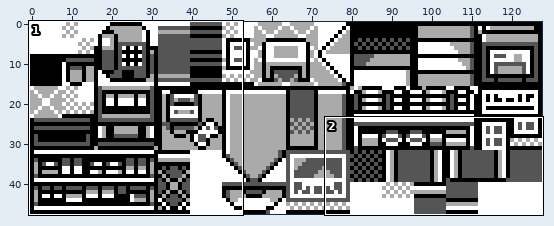
Sprite sheet: gfx/tilesets/lobby.png. Above, an overview of the earlier version with the close-up marked.
Close-up. First the earlier version:
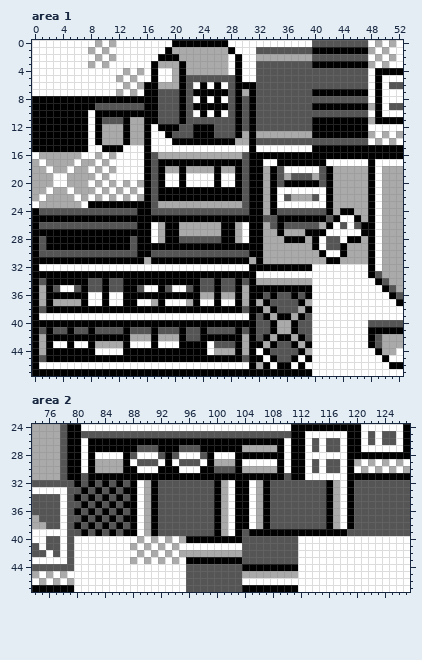
The file is 128x48 pixels. Shown: area 1: x 0..52, y 0..47; area 2: x 74..127, y 24..47.
After:
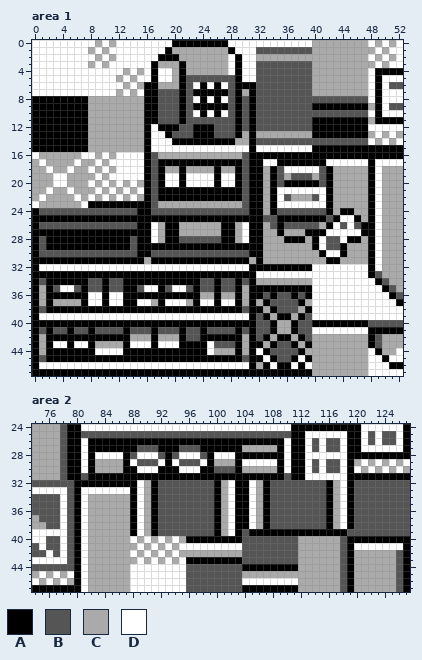
Palette (. is transparent): A #000000  B #555555  C #aaaaaa  D #ffffff
Edits made:
--- area 1
@@ x 0..52 @@
- 0 DDDDDDDDDCDCDDDDDDDDAAAAAAAADDDDDDDDDDDDBBBBBBBBDCDCD
- 1 DDDDDDDDCDCDDDDDDDDACCCCCCCCADDDBBBBBBBBAAAAAAAACDCDD
- 2 DDDDDDDDDCDCDDDDDDAAACCCCCCCDADDCCCCCCCCBBBBBBBBDCDCD
- 3 DDDDDDDDCDCDDDDDDACCCACCCCCCDADDBBBBBBBBAAAAAAAACDCDD
- 4 DDDDDDDDDDDDDCDCDADDCACCCCCCDADDBBBBBBBBBBBBBBBBDAAAA
- 5 DDDDDDDDDDDDCDCDDADDCABBBBBBBADDBBBBBBBBBBBBBBBBDADDD
- 6 DDDDDDDDDDDDDCDCAACCCABDADADBAAABBBBBBBBBBBBBBBBDADBB
- 7 DDDDDDDDDDDDCDCDAABBBABAAAAABACABBBBBBBBAAAAAAAADADDD
- 8 AAAAAAAAAAAAAAAAAABBBABDADADBABABBBBBBBBBBBBBBBBDADDD
- 9 AAAAAAAAABBBBBBBAABBBABAAAAABABABBBBBBBBAAAAAAAACADBB
-10 AAAAAAAADAAAAAAAAABBBABDADADBABABBBBBBBBBBBBBBBBDADDD
-11 AAAAAAAADABBBACCAABBBABBBBBBBABABBBBBBBBAAAAAAAACAAAA
-12 AAAAAAAADACCCACCADAAABBAAABBBABABBBBBBBBAAAAAAAADDDDD
-13 AAAAAAAADACCCACCADDABBBAAABBBACACCCCCCCCAAAAAAAACDCDC
-14 AAAAAAAADACCCACCADDDAAAAAAAAACCABBBBBBBBBBBBBBBBDCDCD
-15 AAAAAAAADDAAADDDADDDDDDDDDDDDDDADDDDDDDDAAAAAAAAAAAAA
+ 0 DDDDDDDDDCDCDDDDDDDDAAAAAAAADDDDDDDDDDDDCCCCCCCCDCDCD
+ 1 DDDDDDDDCDCDDDDDDDDACCCCCCCCADDDBBBBBBBBCCCCCCCCCDCDD
+ 2 DDDDDDDDDCDCDDDDDDAAACCCCCCCDADDCCCCCCCCCCCCCCCCDCDCD
+ 3 DDDDDDDDCDCDDDDDDACCCACCCCCCDADDBBBBBBBBCCCCCCCCCDCDD
+ 4 DDDDDDDDDDDDDCDCDADDCACCCCCCDADDBBBBBBBBCCCCCCCCDAAAA
+ 5 DDDDDDDDDDDDCDCDDADDCABBBBBBBADDBBBBBBBBCCCCCCCCDADDD
+ 6 DDDDDDDDDDDDDCDCAACCCABDADADBAAABBBBBBBBCCCCCCCCDADBB
+ 7 DDDDDDDDDDDDCDCDAABBBABAAAAABACABBBBBBBBCCCCCCCCDADDD
+ 8 AAAAAAAACCCCCCCCAABBBABDADADBABABBBBBBBBBBBBBBBBDADDD
+ 9 AAAAAAAACCCCCCCCAABBBABAAAAABABABBBBBBBBAAAAAAAACADBB
+10 AAAAAAAACCCCCCCCAABBBABDADADBABABBBBBBBBBBBBBBBBDADDD
+11 AAAAAAAACCCCCCCCAABBBABBBBBBBABABBBBBBBBAAAAAAAACAAAA
+12 AAAAAAAACCCCCCCCADAAABBAAABBBABABBBBBBBBAAAAAAAADDDDD
+13 AAAAAAAACCCCCCCCADDABBBAAABBBACACCCCCCCCAAAAAAAACDCDC
+14 AAAAAAAACCCCCCCCADDDAAAAAAAAACCABBBBBBBBBBBBBBBBDCDCD
+15 AAAAAAAACCCCCCCCADDDDDDDDDDDDDDADDDDDDDDAAAAAAAAAAAAA
 16 DCCCCCCDDCDCDDDDABCCCCCCCCCCCCBAAAAAAAAAAAAAAAAAAAAAA
@@ x 38..49 @@
 39 ABDDDDDDDDDD
-40 BBDDDDDDDDBB
+40 BBAAAAAAAABB
 41 BBDDDDDDDDAA
-42 ABDDDDDDDDAB
-43 CADDDDDDDDAB
-44 ACDDDDDDDDDA
-45 DADDDDDDDDDD
-46 ADDDDDDDDDDD
-47 AADDDDDDDDDD
+42 ABCCCCCCCCAB
+43 CACCCCCCCCAB
+44 ACCCCCCCCCDA
+45 DACCCCCCCCDD
+46 ADCCCCCCCCDD
+47 AACCCCCCCCDD
--- area 2
@@ x 74..127 @@
 31 CCCCBAABAAAAAAAAAAAAAAAAAAAAAAAAAAAABAADDDDDDAAAAAAAAA
-32 BBBBBBABABABABADCABBBBBBBBACDAADCABBBBBBBBACDABBBBBBBB
-33 DDDDDBBABABABAADCABBBBBBBBACDAADCABBBBBBBBACDABBBBBBBB
-34 BBBBDBABABABABADCABBBBBBBBACDAADCABBBBBBBBACDABBBBBBBB
-35 BBBBDBBABABABAADCABBBBBBBBACDAADCABBBBBBBBACDABBBBBBBB
-36 BBBBDBABABABABADCABBBBBBBBACDAADCABBBBBBBBACDABBBBBBBB
-37 CBBBDBBABABABAADCABBBBBBBBACDAADCABBBBBBBBACDABBBBBBBB
-38 CCBBDBABABABABADCABBBBBBBBACDAADCABBBBBBBBACDABBBBBBBB
-39 DDDDDBBABABABAADCABBBBBBBBACDABAAAAAAAAAAAAAABBBBBBBBB
-40 DDBBDBDDDDDDDDDCDCDCDCAAAAAAAABBBBBBBBDDDDDDDDDDDDDDDD
-41 BDBBDBDDDDDDDDCDCDCDCDDDDDDDDDBBBBBBBBDDDDDDDDDDDDDDDD
-42 BBDBDBDDDDDDDDDCDCDCDCCCCCCCCCBBBBBBBBDDDDDDDDDDDDDDDD
-43 DDDDDBDDDDDDDDCDCDCDCDAAAAAAAABBBBBBBBDDDDDDDDDDDDDDDD
-44 BBBBBBDDDDDDDDDDDDDDDDBBBBBBBBAAAAAAAADDDDDDDDDDDDDDDD
-45 CDCDCDDDDDDDDDDDDDDDDDBBBBBBBBCCCCCCCCDDDDDDDDDDDDDDDD
-46 DCDCDCDDDDDDDDDDDDDDDDBBBBBBBBDDDDDDDDDDDDDDDDDDDDDDDD
-47 AAAAAADDDDDDDDDDDDDDDDBBBBBBBBAAAAAAAADDDDDDDDDDDDDDDD
+32 BBBBBBAAAAAAAAADCABBBBBBBBACDAADCABBBBBBBBACDABBBBBBBB
+33 DDDDDBADDDDDDDADCABBBBBBBBACDAADCABBBBBBBBACDABBBBBBBB
+34 BBBBDBADCCCCCCADCABBBBBBBBACDAADCABBBBBBBBACDABBBBBBBB
+35 BBBBDBADCCCCCCADCABBBBBBBBACDAADCABBBBBBBBACDABBBBBBBB
+36 BBBBDBADCCCCCCADCABBBBBBBBACDAADCABBBBBBBBACDABBBBBBBB
+37 CBBBDBADCCCCCCADCABBBBBBBBACDAADCABBBBBBBBACDABBBBBBBB
+38 CCBBDBADCCCCCCADCABBBBBBBBACDAADCABBBBBBBBACDABBBBBBBB
+39 DDDDDBADCCCCCCADCABBBBBBBBACDABAAAAAAAAAAAAAABBBBBBBBB
+40 DDBBDBADCCCCCCDCDCDCDCAAAAAAAABBBBBBBBCCCCCCBAAAAAAAAA
+41 BDBBDBADCCCCCCCDCDCDCDDDDDDDDDBBBBBBBBCCCCCCBADDDDDDDA
+42 BBDBDBADCCCCCCDCDCDCDCCCCCCCCCBBBBBBBBCCCCCCBACCCCCCBA
+43 DDDDDBADCCCCCCCDCDCDCDAAAAAAAABBBBBBBBCCCCCCBACCCCCCBA
+44 BBBBBBADCCCCCCDDDDDDDDBBBBBBBBAAAAAAAACCCCCCBACCCCCCBA
+45 CDCDCDADCCCCCCDDDDDDDDBBBBBBBBCCCCCCCCCCCCCCBACCCCCCBA
+46 DCDCDCADCCCCCCDDDDDDDDBBBBBBBBDDDDDDDDCCCCCCBACCCCCCBA
+47 AAAAAAADCCCCCCDDDDDDDDBBBBBBBBAAAAAAAACCCCCCBACCCCCCBA
